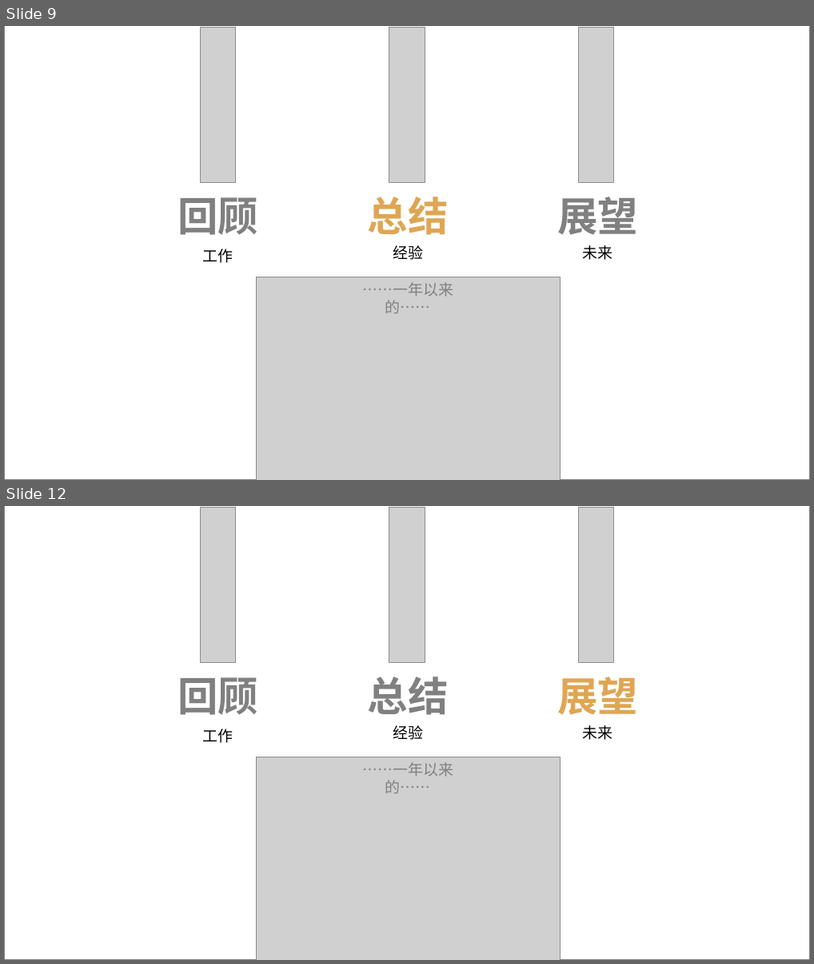
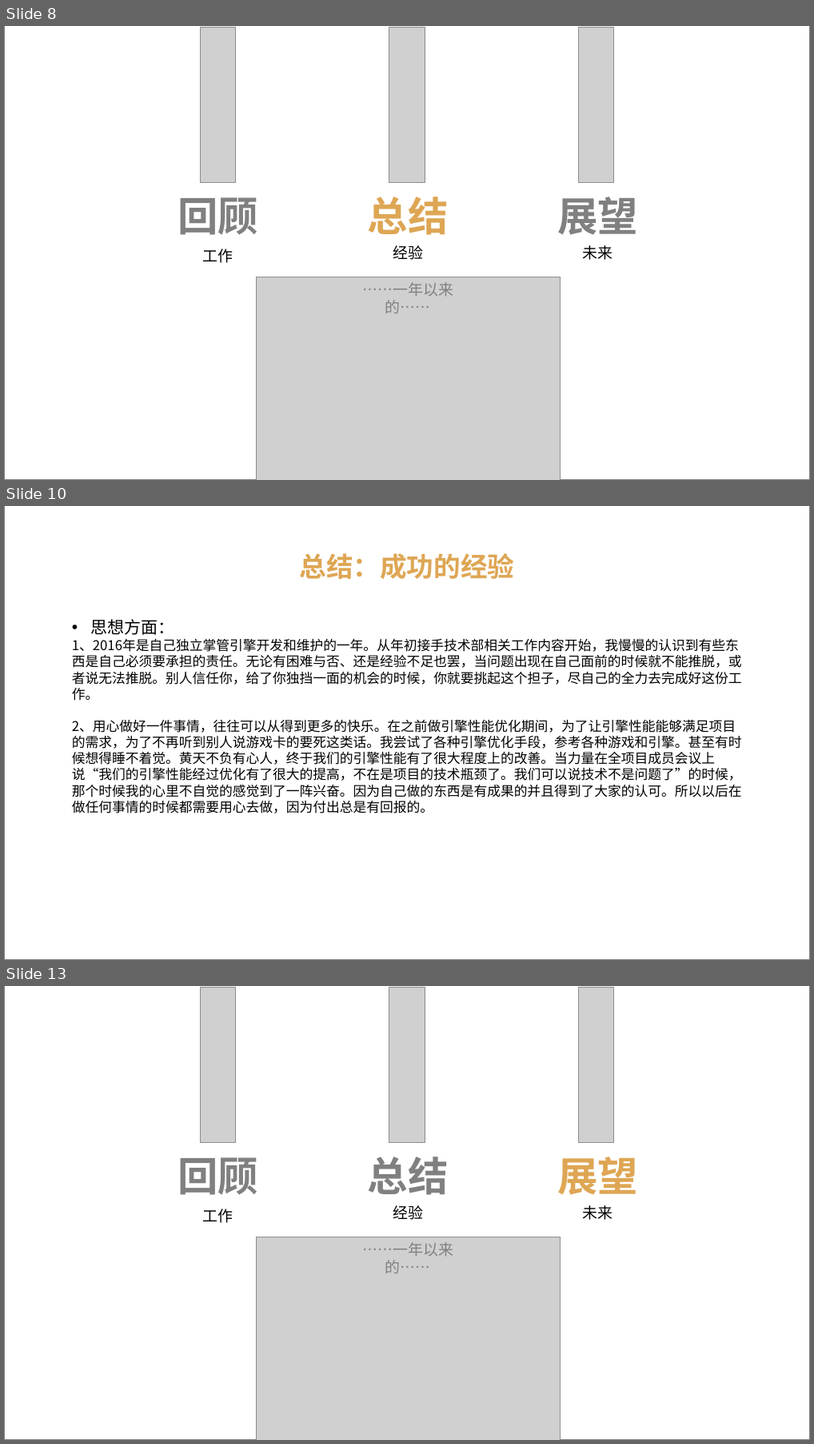
Before and after one commit to 523793658/Air, a slide deck: 2016年终工作总结ppt.pptx. Shown one above the other, each under a label of ours: slides 9 and 12 before the commit, slides 8, 10 and 13 after it; the slides between them are not shown. The pictures are 814x964 and 814x1444 pixels, drawn with LibreOffice and Linux fonts; fonts in the diff are those of the drawing; grey boxes stand for pictures. Boxes give left, top, right and bottom in pixels: in the first picture for what was removed or moved away, otherwise in the second. Text is boxed around its words. In the diff, an @@ line names an element or a change of style, - is before the commit and + after.

```diff
--- a/2016年终工作总结ppt.pptx
+++ b/2016年终工作总结ppt.pptx
@@ slide 10 added at [4,506,810,960], background #FFFFFF; not listed: 1 template element that a slide beside it also shows @@
@@ text added at [299,553,514,579], 32 pt, text #DEA654, bold @@
+总结：成功的经验
@@ text added at [72,619,742,813], 16 pt, text #000000 @@
+• 思想方面：
+1、2016年是自己独立掌管引擎开发和维护的一年。从年初接手技术部相关工作内容开始，我慢慢的认识到有些东西是自己必须要承担的责任。无论有困难与否、还是经验不足也罢，当问题出现在自己面前的时候就不能推脱，或者说无法推脱。别人信任你，给了你独挡一面的机会的时候，你就要挑起这个担子，尽自己的全力去完成好这份工作。
+2、用心做好一件事情，往往可以从得到更多的快乐。在之前做引擎性能优化期间，为了让引擎性能能够满足项目的需求，为了不再听到别人说游戏卡的要死这类话。我尝试了各种引擎优化手段，参考各种游戏和引擎。甚至有时候想得睡不着觉。黄天不负有心人，终于我们的引擎性能有了很大程度上的改善。当力量在全项目成员会议上说“我们的引擎性能经过优化有了很大的提高，不在是项目的技术瓶颈了。我们可以说技术不是问题了”的时候，那个时候我的心里不自觉的感觉到了一阵兴奋。因为自己做的东西是有成果的并且得到了大家的认可。所以以后在做任何事情的时候都需要用心去做，因为付出总是有回报的。
@@ what was slide 9 is now slide 8 @@
@@ what was slide 12 is now slide 13 @@
```
Also in this commit, not shown: 3 slides changed, 8 other slides added, 9 slides removed.
